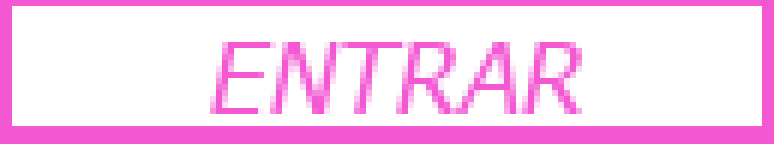
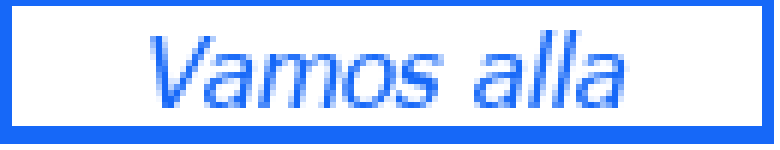
Two versions of the same layered image (780x150). Layer-by-layer changes:
renamed "ENTRAR" to "Vamos alla", painted on it over [150, 30, 630, 114]
painted on "b1.png" over [0, 0, 774, 144]
